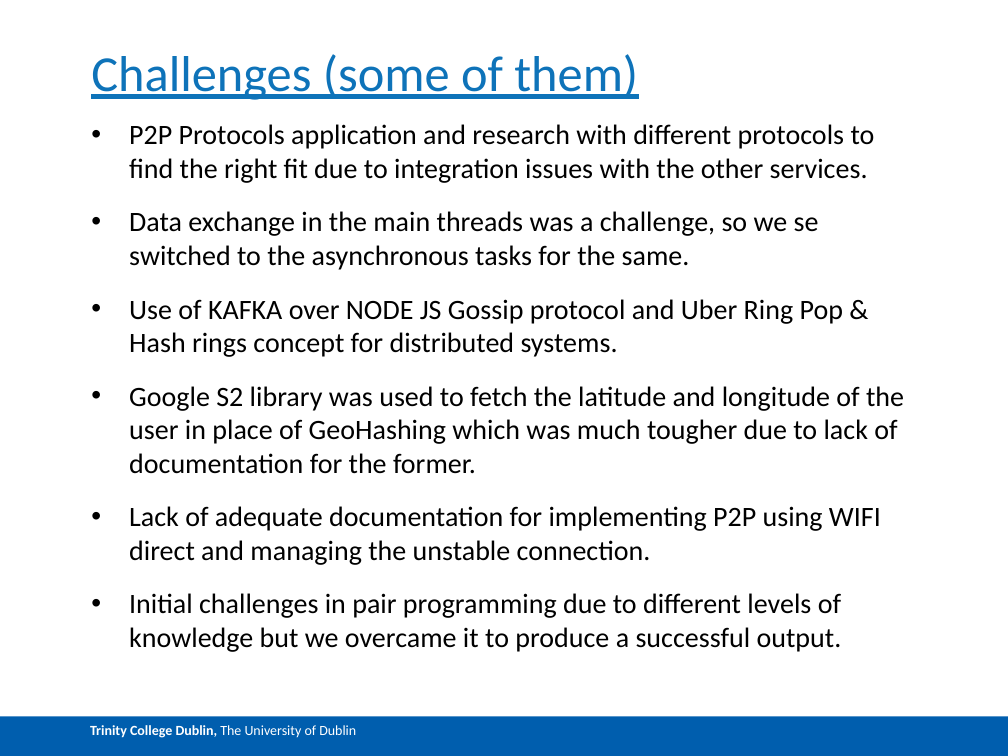
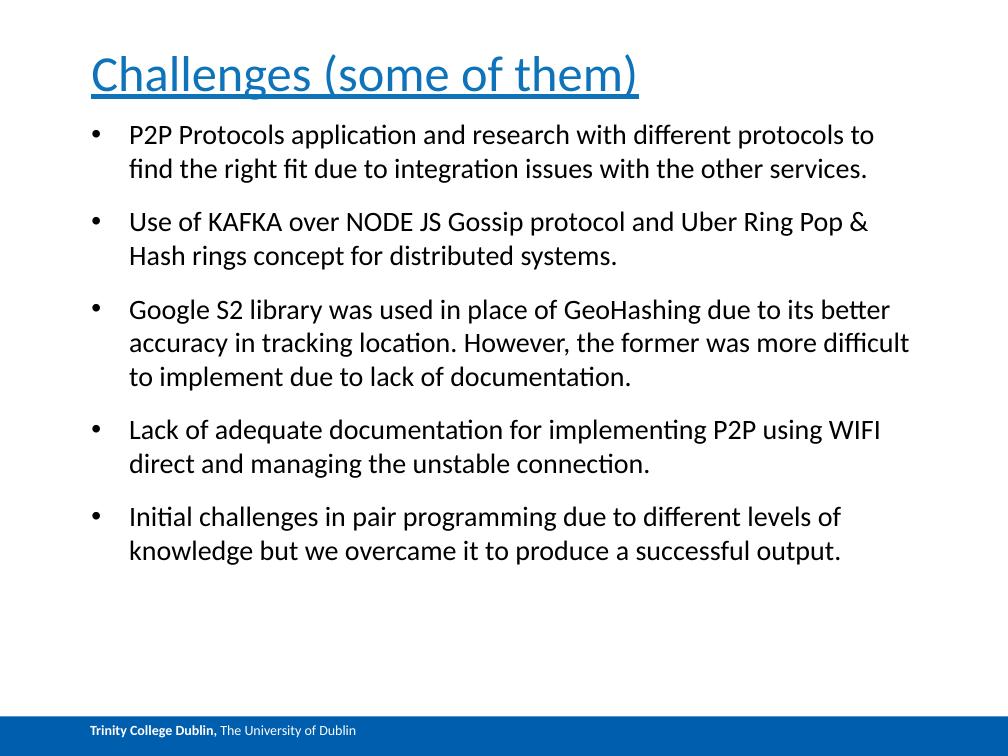
Before and after one commit to ppkkll/LoginPage, a slide deck: slide 9 of Documents/ASE Demo Group 9.pptx. Drawn at 1008x756 pixels with LibreOffice and Linux fonts; fonts in the diff are those of the drawing. Boxes give left, top, right and bottom in pixels: in the first picture for what was removed or moved away, otherwise in the second. Text is boxed around its words. In the diff, an @@ line names an element or a change of style, - is before the commit and + after.

```diff
--- a/Documents/ASE Demo Group 9.pptx
+++ b/Documents/ASE Demo Group 9.pptx
@@ text at box(129, 211, 819, 270): paragraph removed @@
-• Data exchange in the main threads was a challenge, so we se switched to the asynchronous tasks for the same.
@@ text at box(129, 299, 909, 391): text changed @@
-• Google S2 library was used to fetch the latitude and longitude of the user in place of GeoHashing which was much tougher due to lack of documentation for the former.
+• Google S2 library was used in place of GeoHashing due to its better accuracy in tracking location. However, the former was more difficult to implement due to lack of documentation.
```
Also in this commit, not shown: 8 other slides changed, 2 slides added, 1 slide removed.
